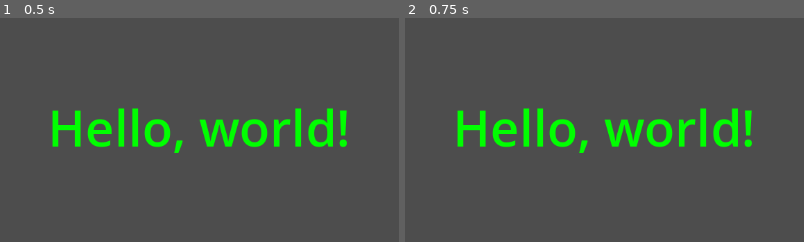
Above: before the commit, frames 1-2 (left to right).
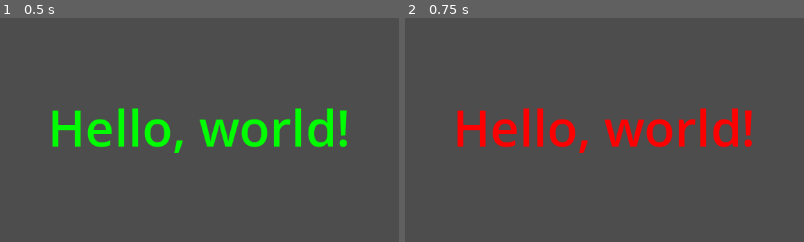
Above: after the commit, the same moments.

Repository: MayankP2100/GDScript
Game: Godot game, scene res://main.tscn
Two runs of this game, one before a commit and one after it. Both use one fixed random seed, a clock stepped at 60 frames per second and the inputs below.
Inputs:
- Up to frame 1 (0.5 s): no input
- Up to frame 2 (0.75 s): tap Enter at 0.5 s; hold Space (my_action, bound only after the commit) from 0.53 s (still down)
The pictures show only the part of the screen within x 28-78%, y 26-76%; the shares and areas given below are measured in that part.

Frame 1 is identical in both runs. In frame 2, 4.9% of the frame differs, in the area x 13-87%, y 40-61%.

Commit message:
3. Add Input to change text color
Added a input action "my_action" binded to space.
Then looked for if action is pressed to change label modulate to red and back to green on action released.

Diff:
--- a/main.gd
+++ b/main.gd
@@ -5,3 +5,10 @@
 func _ready() -> void:
 	$Label.text = "Hello, world!"
 	$Label.modulate = Color.GREEN
+
+func _input(event: InputEvent) -> void:
+	if event.is_action_pressed("my_action"):
+		$Label.modulate = Color.RED
+
+	if event.is_action_released("my_action"):
+		$Label.modulate = Color.GREEN
--- a/project.godot
+++ b/project.godot
@@ -14,3 +14,11 @@
 run/main_scene="res://main.tscn"
 config/features=PackedStringArray("4.2", "Forward Plus")
 config/icon="res://icon.svg"
+
+[input]
+
+my_action={
+"deadzone": 0.5,
+"events": [Object(InputEventKey,"resource_local_to_scene":false,"resource_name":"","device":-1,"window_id":0,"alt_pressed":false,"shift_pressed":false,"ctrl_pressed":false,"meta_pressed":false,"pressed":false,"keycode":0,"physical_keycode":32,"key_label":0,"unicode":32,"echo":false,"script":null)
+]
+}
